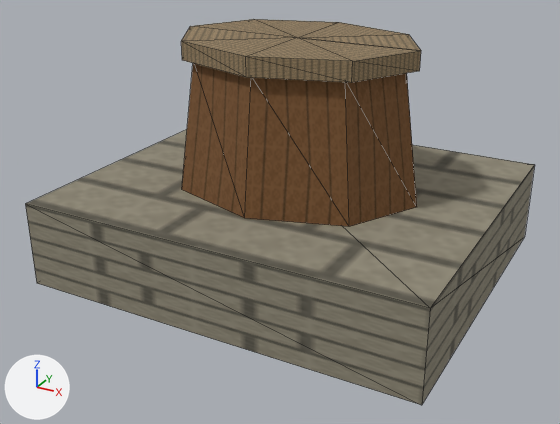
The glTF model app/src/main/assets/3d/field/military-DRUM-1-lod1.glb: old version first, new version second.
One viewpoint serves both versions: a camera (50 mm lens) standing at (0.475, -0.91, 0.525) and looking at (0.005, -0.055, 0.097). The axes (+X, +Y, +Z) are drawn at lower left. The lights are the same throughout. The older version comes first. Mesh edges are drawn as thin lines. Vertices at exactly the same position are counted once.
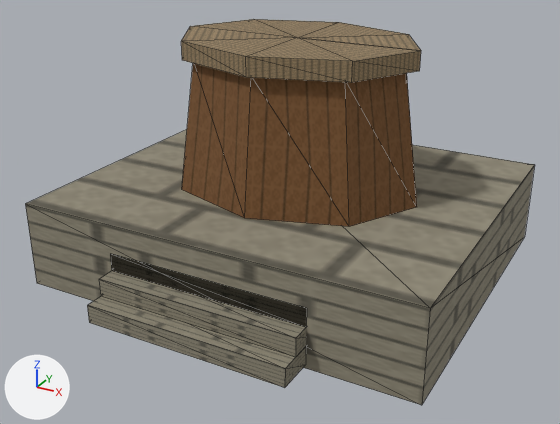
Pixel boxes (x1, y1, x2, y2) of what changed, in the pictures (560 x 424 px):
part 1 of me_mesh_0, added
    after: (87, 297, 306, 388)
part 2 of me_mesh_0, added
    after: (99, 271, 306, 357)
part 3 of me_mesh_0, added
    after: (110, 254, 307, 327)

What the commit changed:
me_mesh_0 is used by ob_mesh_0; location (0.0, 0.0, 0.0).
me_mesh_0 had 46 vertices, 58 faces and spanned x -0.28..0.28, y -0.24..0.24, z 0.0..0.325.
me_mesh_0 now has 70 vertices, 88 faces and spans x -0.28..0.28, y -0.29..0.24, z 0.0..0.325.
me_mesh_0 part 1: the loose piece of 8 vertices spanning x -0.28..0.28, y -0.24..0.24, z 0.0..0.12 is copied, and the copy is scaled about its middle by (0.5, 0.104, 0.208), then moved by (0.0, -0.265, -0.042); it spans x -0.14..0.14, y -0.29..-0.24, z 0.005..0.03.
me_mesh_0 part 2: the loose piece of 8 vertices spanning x -0.28..0.28, y -0.24..0.24, z 0.0..0.12 is copied, and the copy is scaled about its middle by (0.5, 0.104, 0.208), then moved by (0.0, -0.24, -0.017); it spans x -0.14..0.14, y -0.265..-0.215, z 0.03..0.055.
me_mesh_0 part 3: the loose piece of 8 vertices spanning x -0.28..0.28, y -0.24..0.24, z 0.0..0.12 is copied, and the copy is scaled about its middle by (0.5, 0.104, 0.208), then moved by (0.0, -0.215, 0.008); it spans x -0.14..0.14, y -0.24..-0.19, z 0.055..0.08.
